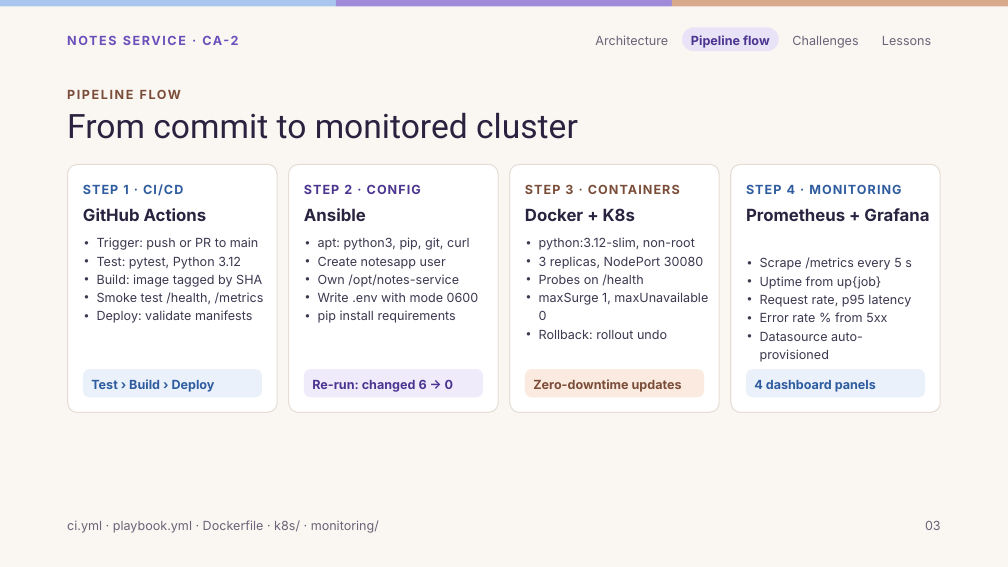
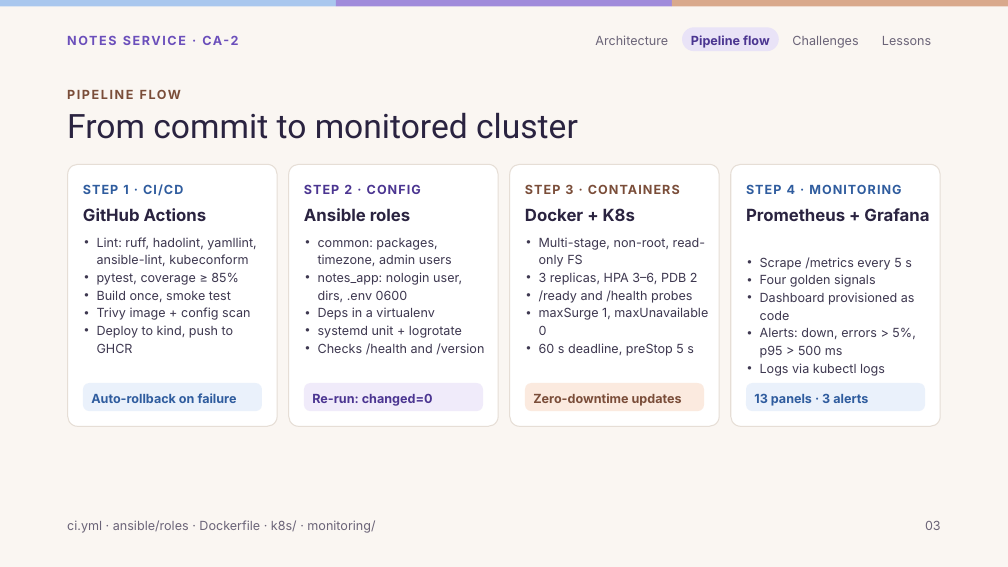
Before and after one commit to Reeti05Agarwal/DevOps-, a slide deck: slide 3 of DevOps CA-2 Notes Service.pptx. Drawn at 1008x567 pixels with LibreOffice and Linux fonts; fonts in the diff are those of the drawing. Boxes give left, top, right and bottom in pixels: in the first picture for what was removed or moved away, otherwise in the second. Text is boxed around its words. In the diff, an @@ line names an element or a change of style, - is before the commit and + after.

```diff
--- a/DevOps CA-2 Notes Service.pptx
+++ b/DevOps CA-2 Notes Service.pptx
@@ rounded rectangle: place and size @@
-rounded rectangle at (68,164,278,412)
+rounded rectangle at (68,164,278,426)
@@ rounded rectangle: place and size @@
-rounded rectangle at (289,164,498,412)
+rounded rectangle at (289,164,498,426)
@@ rounded rectangle: place and size @@
-rounded rectangle at (510,164,719,412)
+rounded rectangle at (510,164,719,426)
@@ rounded rectangle: place and size @@
-rounded rectangle at (731,164,941,412)
+rounded rectangle at (731,164,941,426)
@@ text at (304,208,411,221): text changed @@
-Ansible
+Ansible roles
@@ text at (97,237,256,353): text changed @@
-• Trigger: push or PR to main
-• Test: pytest, Python 3.12
-• Build: image tagged by SHA
-• Smoke test /health, /metrics
-• Deploy: validate manifests
+• Lint: ruff, hadolint, yamllint, ansible-lint, kubeconform
+• pytest, coverage ≥ 85%
+• Build once, smoke test
+• Trivy image + config scan
+• Deploy to kind, push to GHCR
@@ text at (318,238,484,355): text changed @@
-• apt: python3, pip, git, curl
-• Create notesapp user
-• Own /opt/notes-service
-• Write .env with mode 0600
-• pip install requirements
+• common: packages, timezone, admin users
+• notes_app: nologin user, dirs, .env 0600
+• Deps in a virtualenv
+• systemd unit + logrotate
+• Checks /health and /version
@@ text at (539,237,706,303): text changed @@
-• python:3.12-slim, non-root
-• 3 replicas, NodePort 30080
-• Probes on /health
+• Multi-stage, non-root, read-only FS
+• 3 replicas, HPA 3–6, PDB 2
+• /ready and /health probes
@@ text at (760,274,915,376): text changed @@
-• Uptime from up{job}
-• Request rate, p95 latency
-• Error rate % from 5xx
-• Datasource auto-provisioned
+• Four golden signals
+• Dashboard provisioned as code
+• Alerts: down, errors > 5%, p95 > 500 ms
+• Logs via kubectl logs
@@ text at (539,307,708,335): line spacing 17.4pt to 16.8pt @@
@@ text at (539,343,694,356): text changed @@
-• Rollback: rollout undo
+• 60 s deadline, preStop 5 s
@@ 4 rounded rectangles: place and size @@
-4 rounded rectangles at (83,369,926,397)
+4 rounded rectangles at (83,383,926,411)
@@ text in rounded rectangle at (91,393,237,403): text changed @@
-Test › Build › Deploy
+Auto-rollback on failure
@@ text in rounded rectangle at (312,394,433,406): text changed @@
-Re-run: changed 6 → 0
+Re-run: changed=0
@@ text in rounded rectangle at (754,393,868,406): text changed @@
-4 dashboard panels
+13 panels · 3 alerts
@@ text at (67,520,375,533): text changed @@
-ci.yml · playbook.yml · Dockerfile · k8s/ · monitoring/
+ci.yml · ansible/roles · Dockerfile · k8s/ · monitoring/
```
Also in this commit, not shown: 3 other slides changed.
